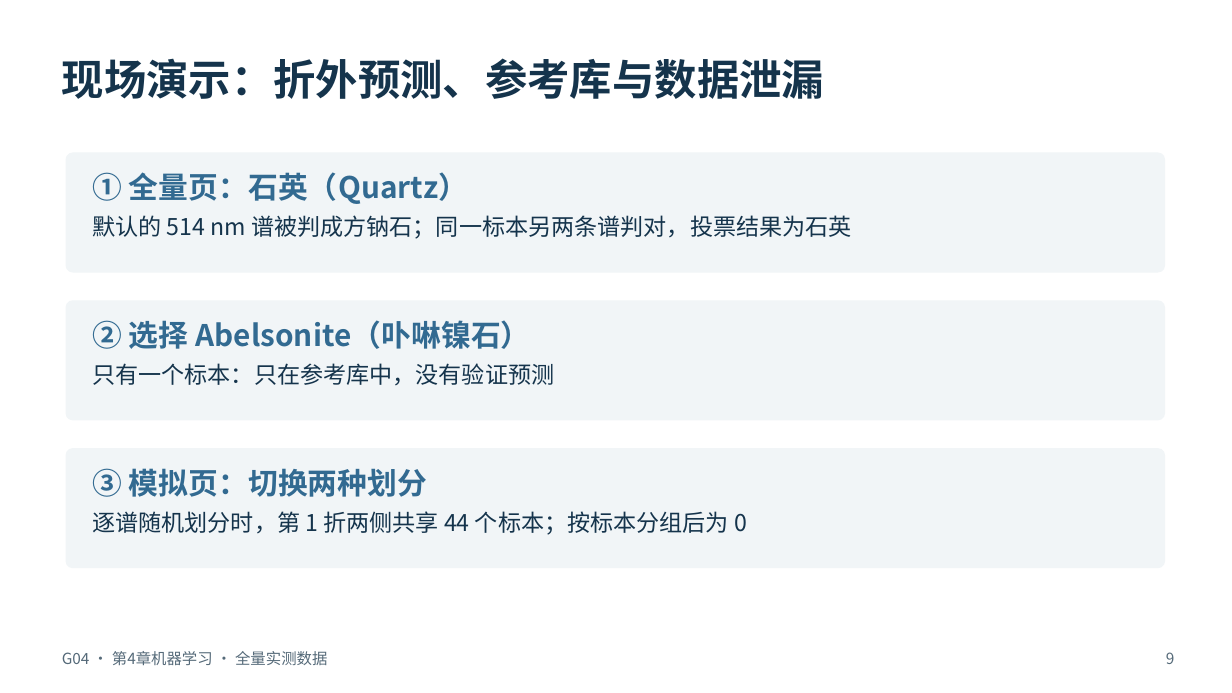
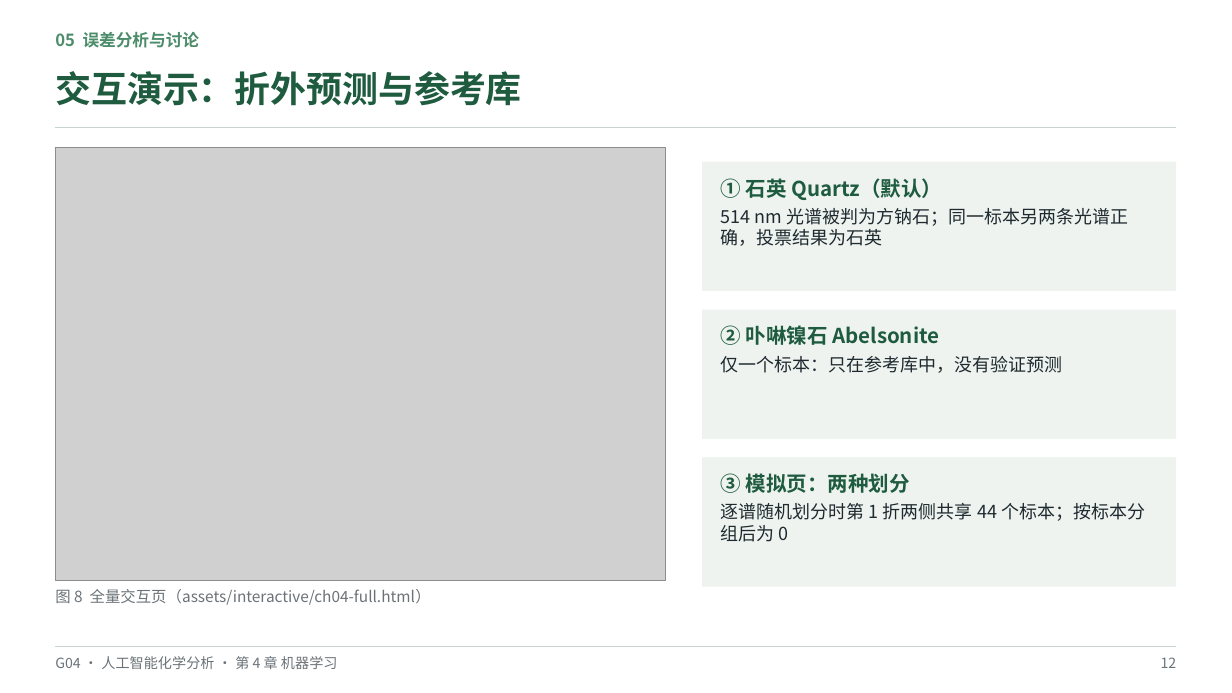
Before and after one commit to hachimi-rabbit/intelligent-analytical-chemistry, a slide deck: slide 12 of resources/annual/2026-2027/student-reports/ch04/G04-Raman-Full-Report-new.pptx (slide 9 before the commit). Drawn at 1232x693 pixels with LibreOffice and Linux fonts; fonts in the diff are those of the drawing; grey boxes stand for pictures. Boxes give left, top, right and bottom in pixels: in the first picture for what was removed or moved away, otherwise in the second. Text is boxed around its words. In the diff, an @@ line names an element or a change of style, - is before the commit and + after.

```diff
--- a/resources/annual/2026-2027/student-reports/ch04/G04-Raman-Full-Report-new.pptx
+++ b/resources/annual/2026-2027/student-reports/ch04/G04-Raman-Full-Report-new.pptx
@@ text added at [55,32,200,48], 13 pt, text #4C8C6A, bold @@
+05 误差分析与讨论
@@ text at [55,71,522,106]: text changed; size 33 to 28 pt; text colour #15344C to #1E5B3F @@
-现场演示：折外预测、参考库与数据泄漏
+交互演示：折外预测与参考库
@@ line added from (55, 128) to (1177, 128), #C9D6CD 1.25 pt @@
@@ picture added at [55,148,665,580] @@
@@ rounded rectangle removed at [66,152,1165,273] @@
@@ rectangle added at [702,162,1177,291], fill #EEF3EF @@
@@ text at [721,178,1128,246]: text changed; size 18 to 14 pt; text colour #15344C to #1F2A30 @@
-① 全量页：石英（Quartz）
-默认的 514 nm 谱被判成方钠石；同一标本另两条谱判对，投票结果为石英
+① 石英 Quartz（默认）
+514 nm 光谱被判为方钠石；同一标本另两条光谱正确，投票结果为石英
@@ rounded rectangle removed at [66,300,1165,421] @@
@@ rectangle added at [702,310,1177,439], fill #EEF3EF @@
@@ text at [721,325,1063,373]: text changed; size 18 to 14 pt; text colour #15344C to #1F2A30 @@
-② 选择 Abelsonite（卟啉镍石）
-只有一个标本：只在参考库中，没有验证预测
+② 卟啉镍石 Abelsonite
+仅一个标本：只在参考库中，没有验证预测
@@ rounded rectangle removed at [66,448,1165,568] @@
@@ rectangle added at [702,457,1177,587], fill #EEF3EF @@
@@ text at [721,473,1145,542]: text changed; size 18 to 14 pt; text colour #15344C to #1F2A30 @@
-③ 模拟页：切换两种划分
-逐谱随机划分时，第 1 折两侧共享 44 个标本；按标本分组后为 0
+③ 模拟页：两种划分
+逐谱随机划分时第 1 折两侧共享 44 个标本；按标本分组后为 0
@@ text added at [55,589,431,605], 12 pt, text #6B7378 @@
+图 8 全量交互页（assets/interactive/ch04-full.html）
@@ line added from (55, 647) to (1177, 647), #C9D6CD 0.75 pt @@
@@ text added at [55,656,338,669], 11 pt, text #6B7378 @@
+G04 · 人工智能化学分析 · 第 4 章 机器学习
@@ text removed at [62,651,327,665] @@
-G04 · 第4章机器学习 · 全量实测数据
@@ text added at [1161,657,1177,668], 11 pt, text #6B7378 @@
+12
@@ text removed at [1166,652,1175,664] @@
-9
```
Also in this commit, not shown: 1 other slide changed, 12 slides added, 8 slides removed, 1 other file.
